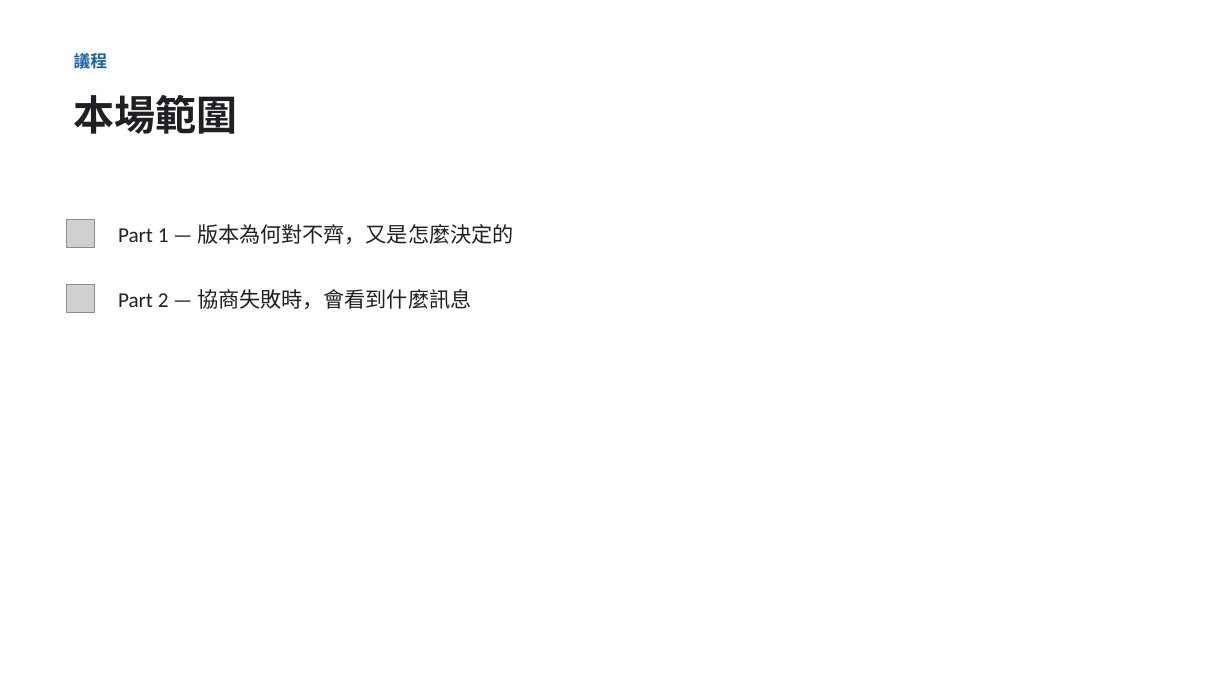
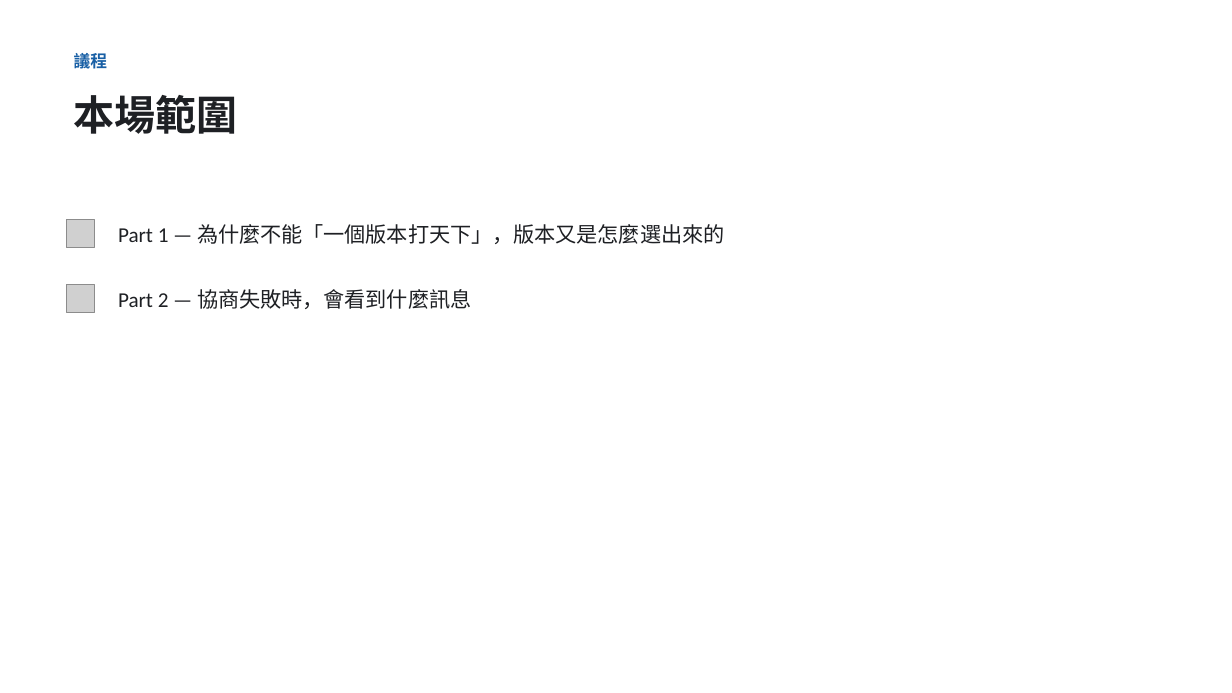
Before and after one commit to unknowntpo/kafka, a slide deck: slide 2 of study/version-control/kafka-version-negotiation.pptx. Drawn at 1232x693 pixels with LibreOffice and Linux fonts; fonts in the diff are those of the drawing; grey boxes stand for pictures. Boxes give left, top, right and bottom in pixels: in the first picture for what was removed or moved away, otherwise in the second. Text is boxed around its words. In the diff, an @@ line names an element or a change of style, - is before the commit and + after.

Commit message:
study(version-control): 套用 Eric review 第二批（議程/點題動機合併/術語橋/架構a分兩類/對照移位/關線用語）
- 議程 Part 1 回到「為什麼不能一個版本打天下」框架
- 點題＋動機合併成一張：zero downtime→一台一台升→混版；因果收在「不能鎖全叢集同一版」，不寫「連線當下」
- 術語加銜接橋（承上頁）；架構(a) 把 broker↔broker replication 獨立成「不協商」一類，不再放協商底下
- 對照移到 Fetch 舉例之後；quiz 正解「關線」→「關閉連線」；15 張

```diff
--- a/study/version-control/kafka-version-negotiation.pptx
+++ b/study/version-control/kafka-version-negotiation.pptx
@@ text at [118, 224, 724, 244]: text changed @@
-Part 1 — 版本為何對不齊，又是怎麼決定的
+Part 1 — 為什麼不能「一個版本打天下」，版本又是怎麼選出來的
```
Also in this commit, not shown: 4 other slides changed, 1 slide removed, 2 other files.
